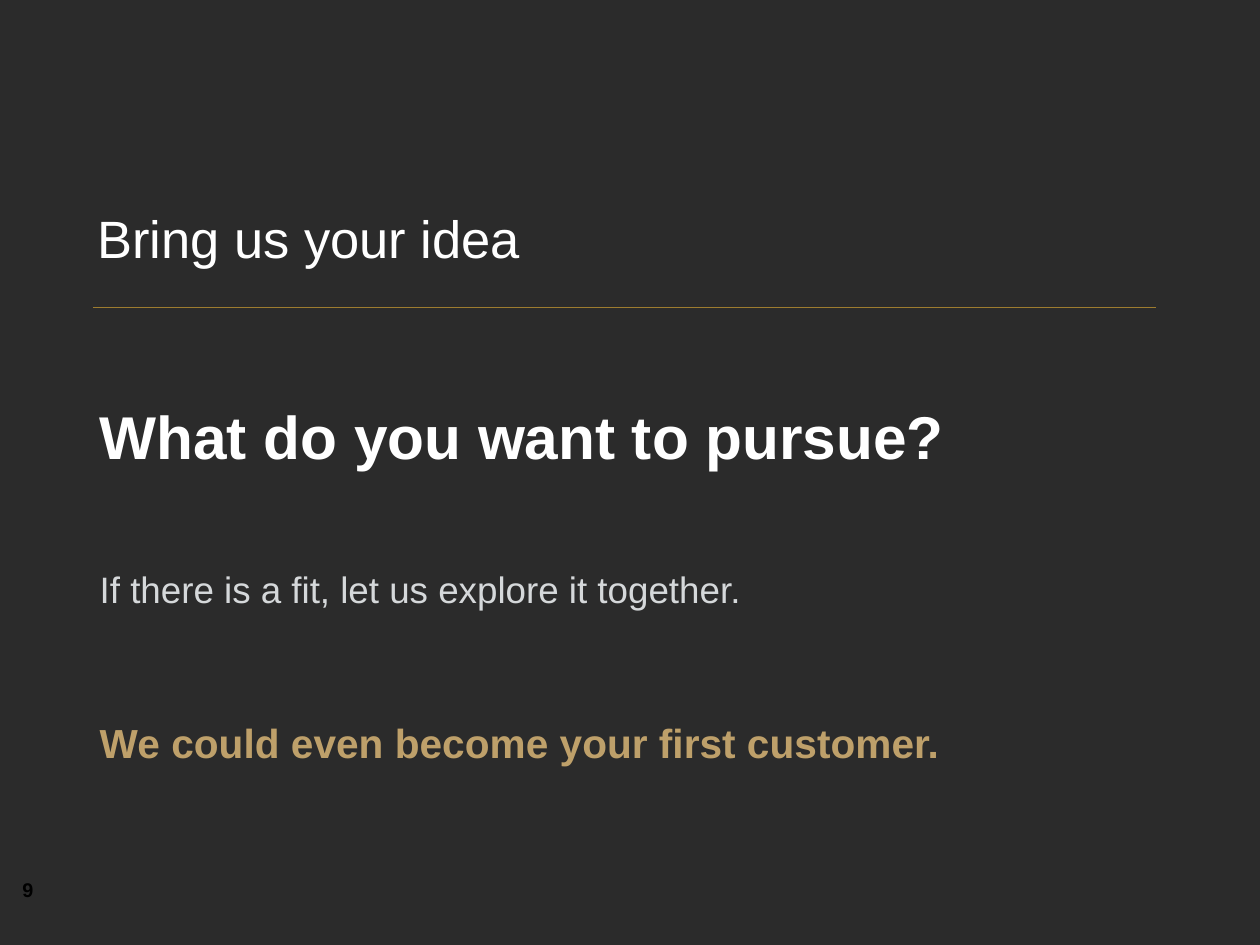
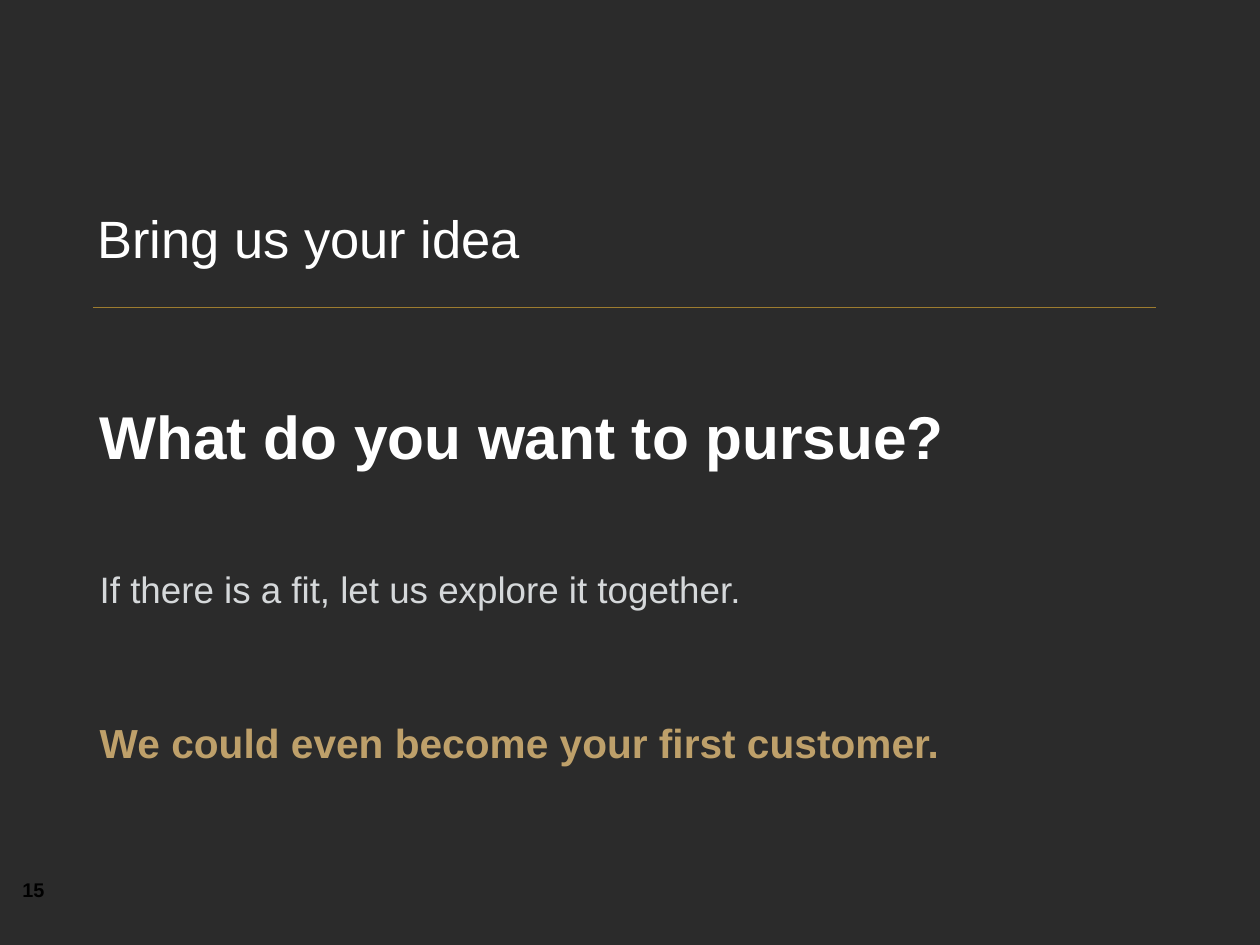
Before and after one commit to YeChamo/part-tracking-demo-ualr, a slide deck: slide 15 of docs/presentation/Engineering_at_The_Kinetic_Group.pptx (slide 9 before the commit). Drawn at 1260x945 pixels with LibreOffice and Linux fonts; fonts in the diff are those of the drawing; background and template pictures are left out; a plain dark background stands for a picture behind light text. Boxes give left, top, right and bottom in pixels: in the first picture for what was removed or moved away, otherwise in the second. Text is boxed around its words. In the diff, an @@ line names an element or a change of style, - is before the commit and + after.

```diff
--- a/docs/presentation/Engineering_at_The_Kinetic_Group.pptx
+++ b/docs/presentation/Engineering_at_The_Kinetic_Group.pptx
@@ text at bbox=[22, 884, 44, 897]: text changed @@
-9
+15
```
Also in this commit, not shown: 8 other slides changed, 6 slides added, 3 other files.
